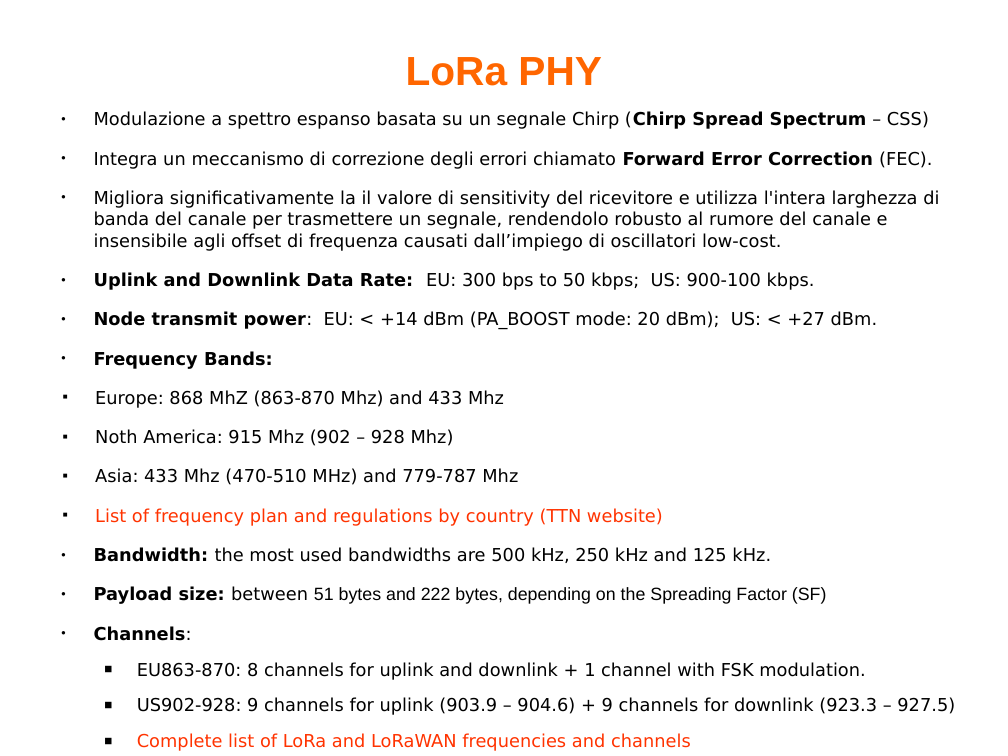
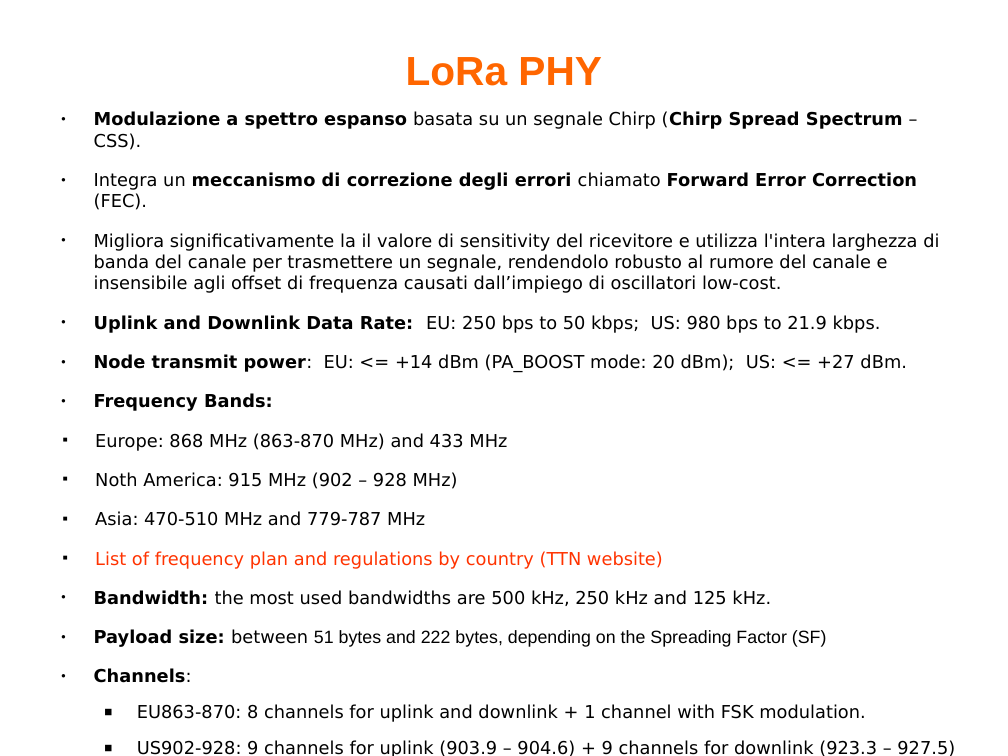
Before and after one commit to biagiom/QuakeSense, a slide deck: slide 14 of Presentazione_QuakeSense.odp. Drawn at 1008x756 pixels with LibreOffice and Linux fonts; fonts in the diff are those of the drawing. Boxes give left, top, right and bottom in pixels: in the first picture for what was removed or moved away, otherwise in the second. Text is boxed around its words. In the diff, an @@ line names an element or a change of style, - is before the commit and + after.

```diff
--- a/Presentazione_QuakeSense.odp
+++ b/Presentazione_QuakeSense.odp
@@ text at [94,111,903,150]: text changed; bold on @@
-● Modulazione a spettro espanso basata su un segnale Chirp (Chirp Spread Spectrum – CSS)
+● Modulazione a spettro espanso basata su un segnale Chirp (Chirp Spread Spectrum – CSS).
@@ text at [94,172,917,210]: bold on in "meccanismo di correzione degli errori" @@
@@ text at [94,315,907,373]: text changed @@
-● Uplink and Downlink Data Rate: EU: 300 bps to 50 kbps; US: 900-100 kbps.
-● Node transmit power: EU: < +14 dBm (PA_BOOST mode: 20 dBm); US: < +27 dBm.
+● Uplink and Downlink Data Rate: EU: 250 bps to 50 kbps; US: 980 bps to 21.9 kbps.
+● Node transmit power: EU: <= +14 dBm (PA_BOOST mode: 20 dBm); US: <= +27 dBm.
@@ text at [95,433,507,526]: text changed @@
-■ Europe: 868 MhZ (863-870 Mhz) and 433 Mhz
-■ Noth America: 915 Mhz (902 – 928 Mhz)
-■ Asia: 433 Mhz (470-510 MHz) and 779-787 Mhz
+■ Europe: 868 MHz (863-870 MHz) and 433 MHz
+■ Noth America: 915 MHz (902 – 928 MHz)
+■ Asia: 470-510 MHz and 779-787 MHz
```
Also in this commit, not shown: 10 other slides changed.
